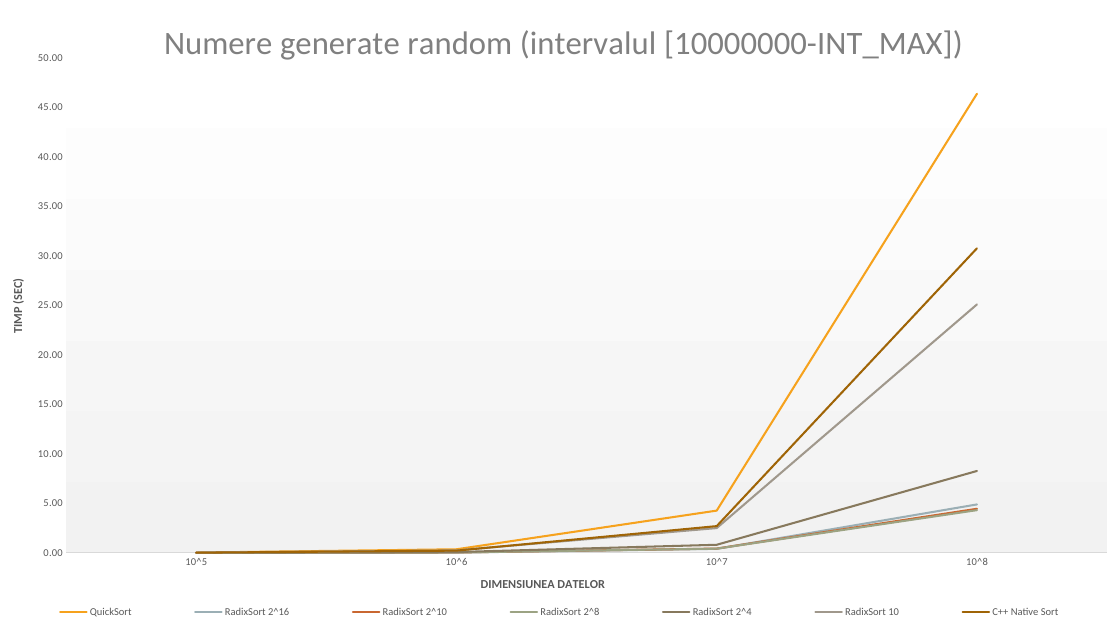
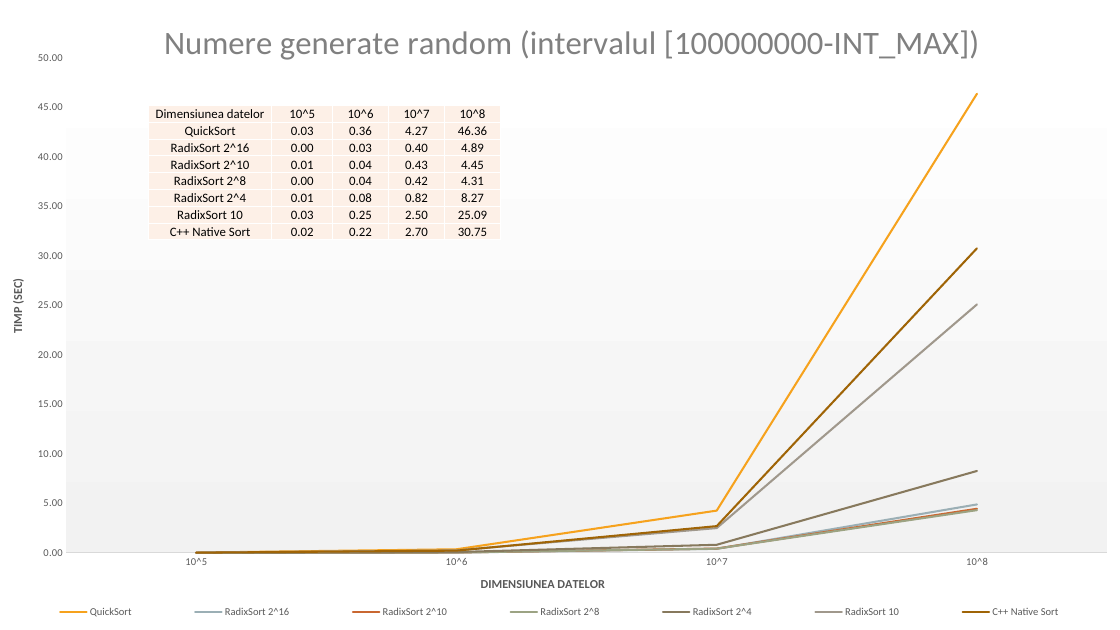
Before and after one commit to AndreiDogarel/Test-Sorting-Algorithms, a slide deck: slide 13 of Proiect1_SD.pptx (slide 11 before the commit). Drawn at 1120x630 pixels with LibreOffice and Linux fonts; fonts in the diff are those of the drawing. Boxes give left, top, right and bottom in pixels: in the first picture for what was removed or moved away, otherwise in the second. Text is boxed around its words. In the diff, an @@ line names an element or a change of style, - is before the commit and + after.

```diff
--- a/Proiect1_SD.pptx
+++ b/Proiect1_SD.pptx
@@ line chart at (0, 0, 1120, 630) @@
@@ title "Numere generate random (intervalul [10000000-INT_MAX]) " to "Numere generate random (intervalul [100000000-INT_MAX]) " @@
@@ table added at (149, 106, 502, 240), 8 rows, 5 columns @@
+Dimensiunea datelor | 10^5 | 10^6 | 10^7 | 10^8
+QuickSort | 0.03 | 0.36 | 4.27 | 46.36
+RadixSort 2^16 | 0.00 | 0.03 | 0.40 | 4.89
+RadixSort 2^10 | 0.01 | 0.04 | 0.43 | 4.45
+RadixSort 2^8 | 0.00 | 0.04 | 0.42 | 4.31
+RadixSort 2^4 | 0.01 | 0.08 | 0.82 | 8.27
+RadixSort 10 | 0.03 | 0.25 | 2.50 | 25.09
+C++ Native Sort | 0.02 | 0.22 | 2.70 | 30.75
```
Also in this commit, not shown: 7 other slides changed, 3 slides added, 1 slide removed, 1 other file.
